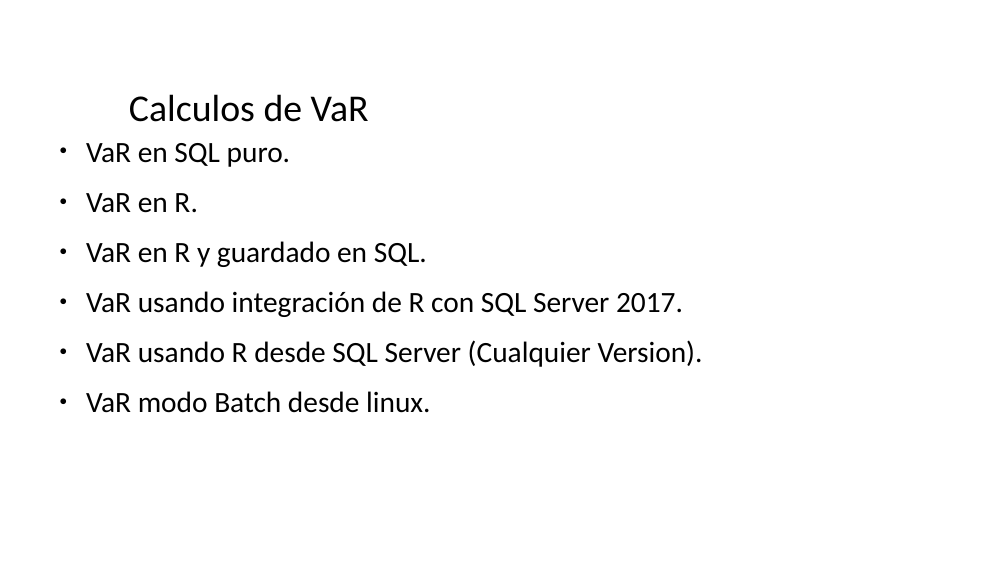
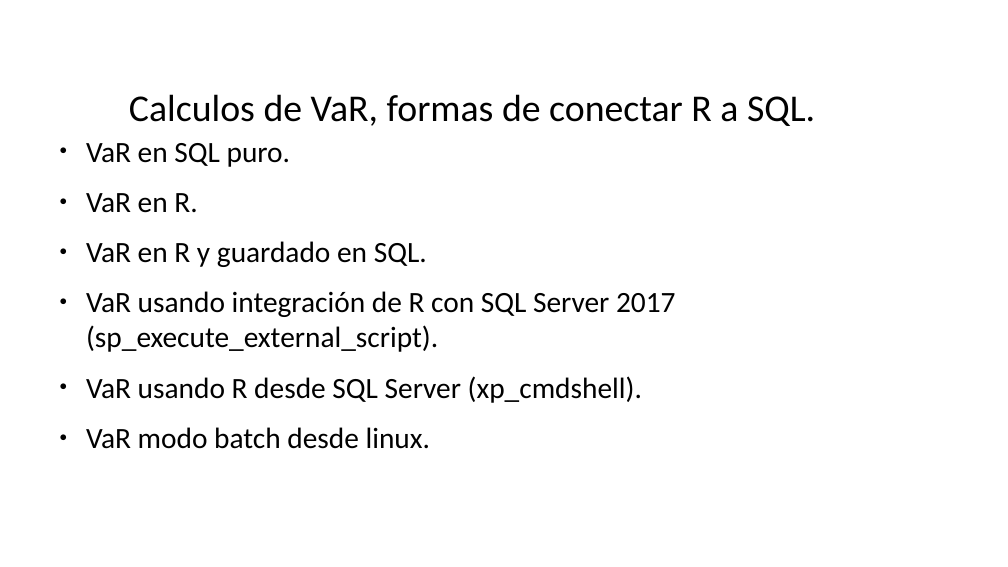
Before and after one commit to danielfm123/sqlsaturday2018, a slide deck: slide 11 of presentacion.pptx. Drawn at 1008x567 pixels with LibreOffice and Linux fonts; fonts in the diff are those of the drawing; background and template pictures are left out. Boxes give left, top, right and bottom in pixels: in the first picture for what was removed or moved away, otherwise in the second. Text is boxed around its words. In the diff, an @@ line names an element or a change of style, - is before the commit and + after.

```diff
--- a/presentacion.pptx
+++ b/presentacion.pptx
@@ text at <box>129,94,815,126</box>: text changed @@
-Calculos de VaR
+Calculos de VaR, formas de conectar R a SQL.
@@ text at <box>86,291,675,449</box>: text changed @@
-● VaR usando integración de R con SQL Server 2017.
-● VaR usando R desde SQL Server (Cualquier Version).
-● VaR modo Batch desde linux.
+● VaR usando integración de R con SQL Server 2017 (sp_execute_external_script).
+● VaR usando R desde SQL Server (xp_cmdshell).
+● VaR modo batch desde linux.
```
Also in this commit, not shown: 5 other slides changed, 2 slides added, 1 slide removed.
